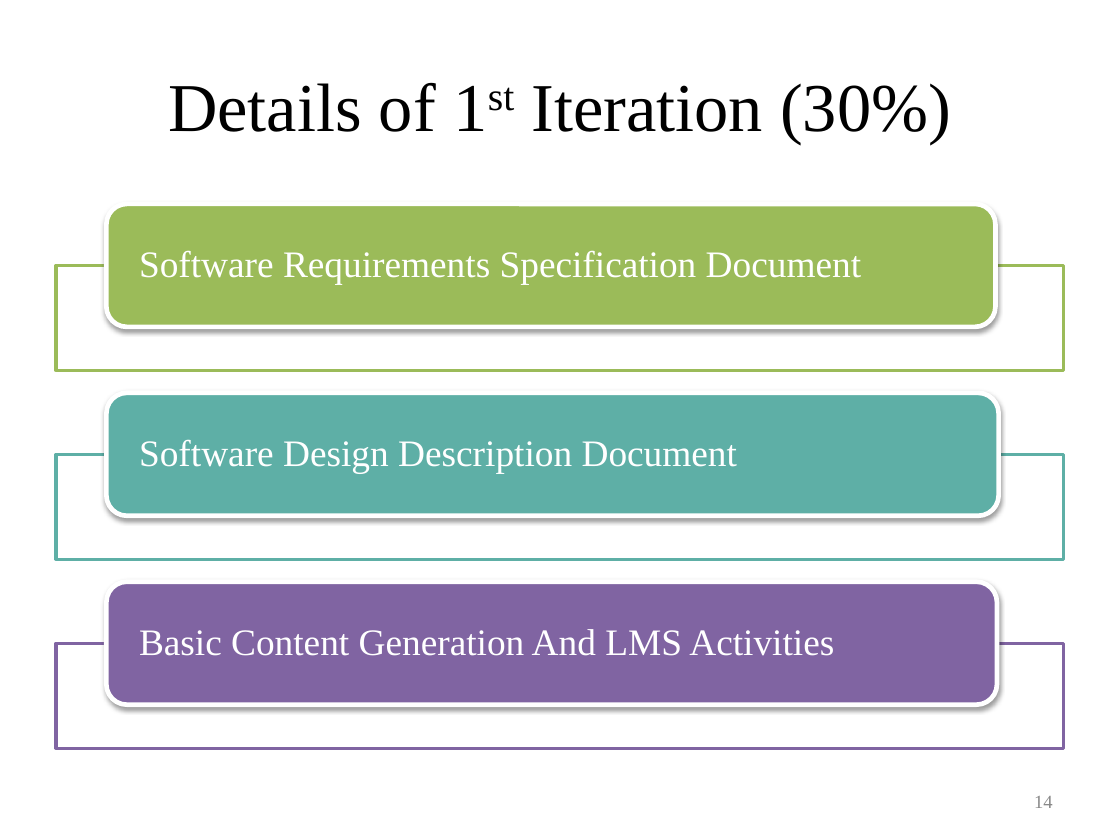
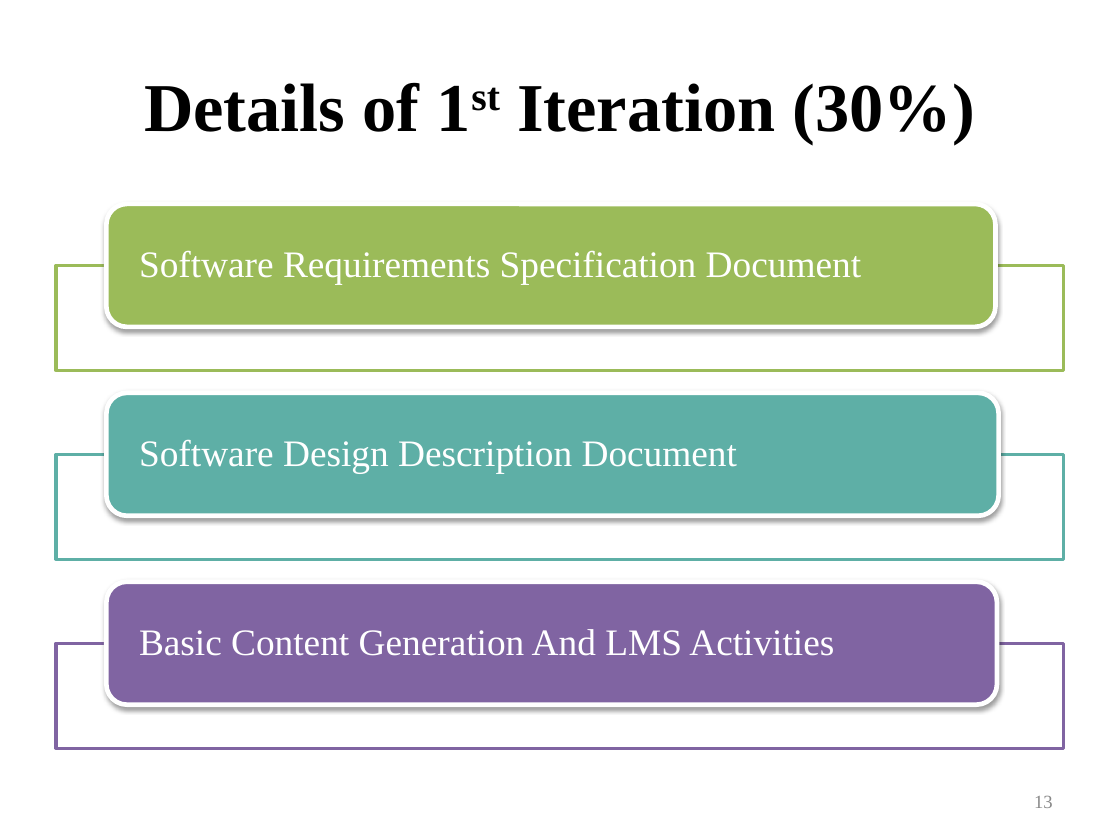
Before and after one commit to laibabintatahir/FYP-DOCS, a slide deck: slide 13 of LMS_60%.pptx (slide 14 before the commit). Drawn at 1120x840 pixels with LibreOffice and Linux fonts; fonts in the diff are those of the drawing. Boxes give left, top, right and bottom in pixels: in the first picture for what was removed or moved away, otherwise in the second. Text is boxed around its words. In the diff, an @@ line names an element or a change of style, - is before the commit and + after.

```diff
--- a/LMS_60%.pptx
+++ b/LMS_60%.pptx
@@ title "Details of 1st Iteration (30%)" at bbox=[144, 82, 975, 144]: bold on @@
@@ page number at bbox=[1034, 796, 1053, 808]: text changed @@
-14
+13
```
Also in this commit, not shown: 13 other slides changed, 2 slides added, 1 slide removed, 18 other files.
